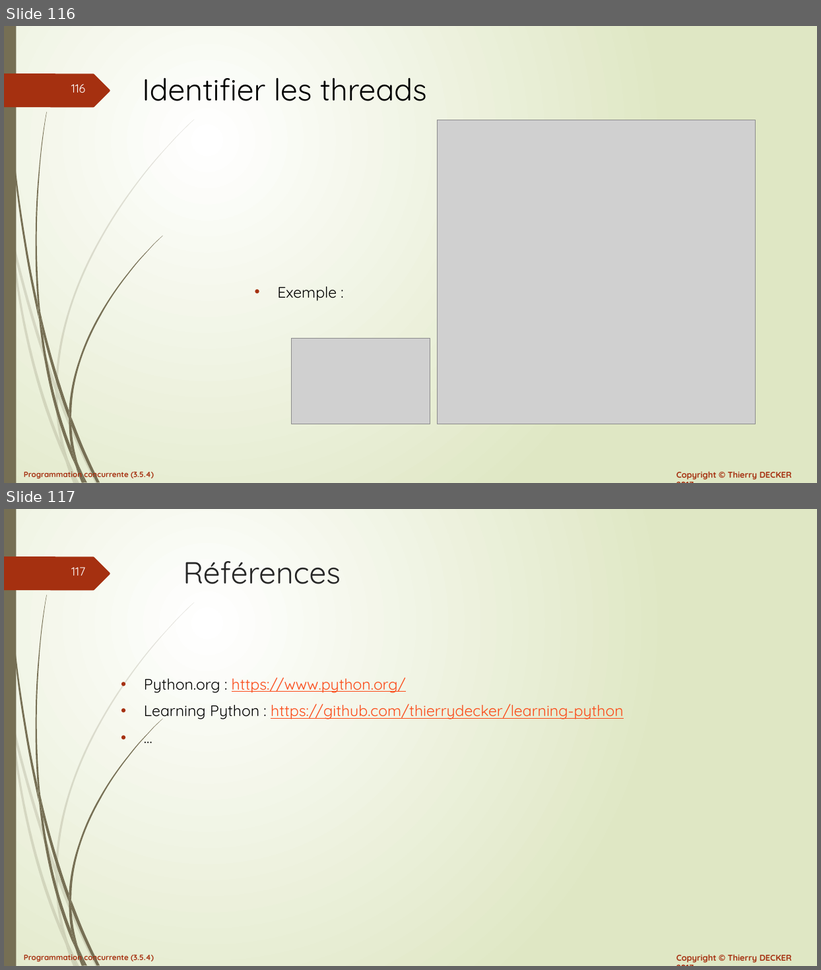
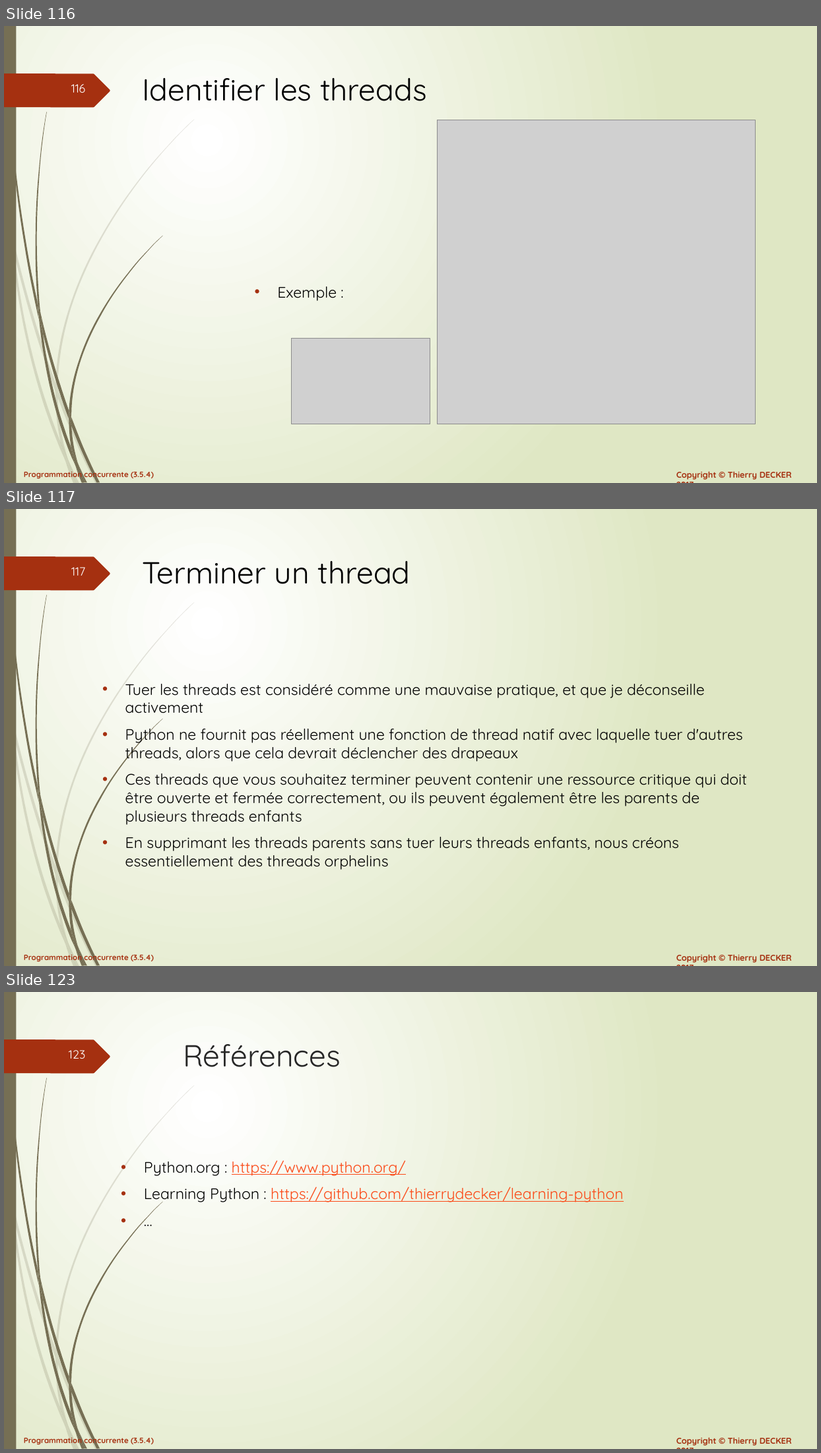
Before and after one commit to VikmanTheRacoon/learning-python, a slide deck: documentations/python-103.pptx. Shown one above the other, each under a label of ours: slides 116 and 117 before the commit, slides 116, 117 and 123 after it; the slides between them are not shown. The pictures are 821x970 and 821x1453 pixels, drawn with LibreOffice and Linux fonts; fonts in the diff are those of the drawing; grey boxes stand for pictures. Boxes give left, top, right and bottom in pixels: in the first picture for what was removed or moved away, otherwise in the second. Text is boxed around its words. In the diff, an @@ line names an element or a change of style, - is before the commit and + after.

```diff
--- a/documentations/python-103.pptx
+++ b/documentations/python-103.pptx
@@ slide 117 added at <box>4,509,817,966</box>, background gradient #FFFFFF to #DFE8C4; not listed: 27 template elements that a slide beside it also shows @@
@@ title added at <box>142,561,411,584</box>, 36 pt, text #000000 @@
+Terminer un thread
@@ text added at <box>125,684,747,870</box>, 18 pt, text #000000 @@
+• Tuer les threads est considéré comme une mauvaise pratique, et que je déconseille activement
+• Python ne fournit pas réellement une fonction de thread natif avec laquelle tuer d'autres threads, alors que cela devrait déclencher des drapeaux
+• Ces threads que vous souhaitez terminer peuvent contenir une ressource critique qui doit être ouverte et fermée correctement, ou ils peuvent également être les parents de plusieurs threads enfants
+• En supprimant les threads parents sans tuer leurs threads enfants, nous créons essentiellement des threads orphelins
@@ what was slide 117 is now slide 123 @@
@@ page number at <box>69,1050,86,1059</box>: text changed @@
-117
+123
```
Also in this commit, not shown: 5 other slides added, 1 other file.
